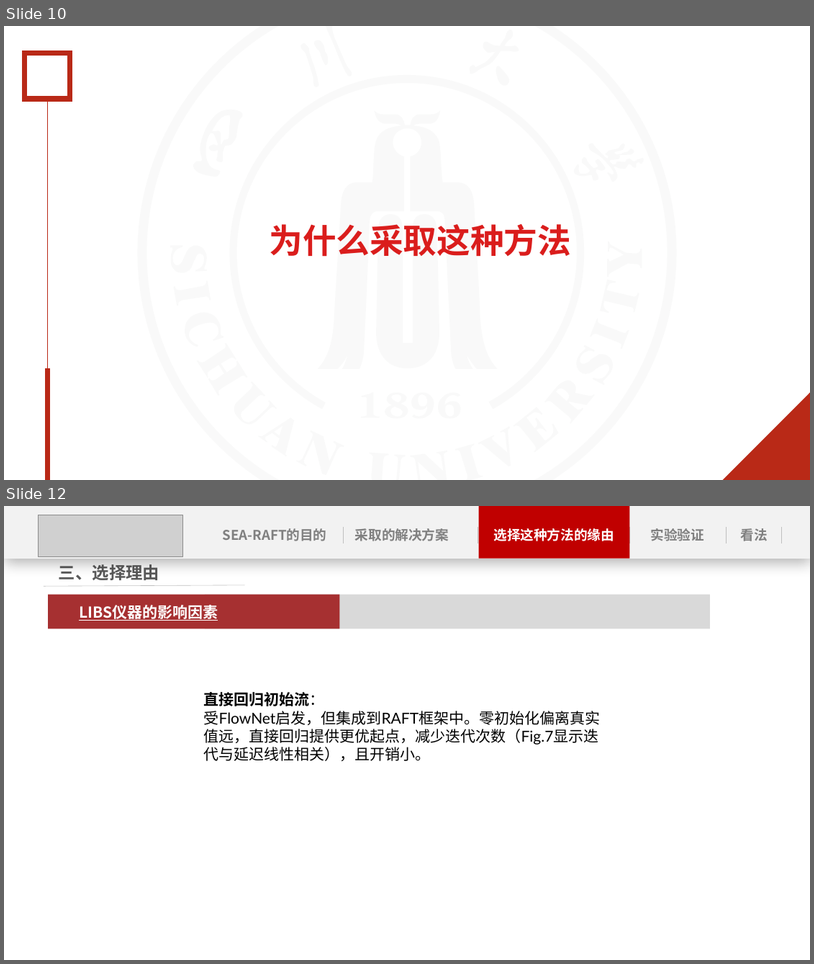
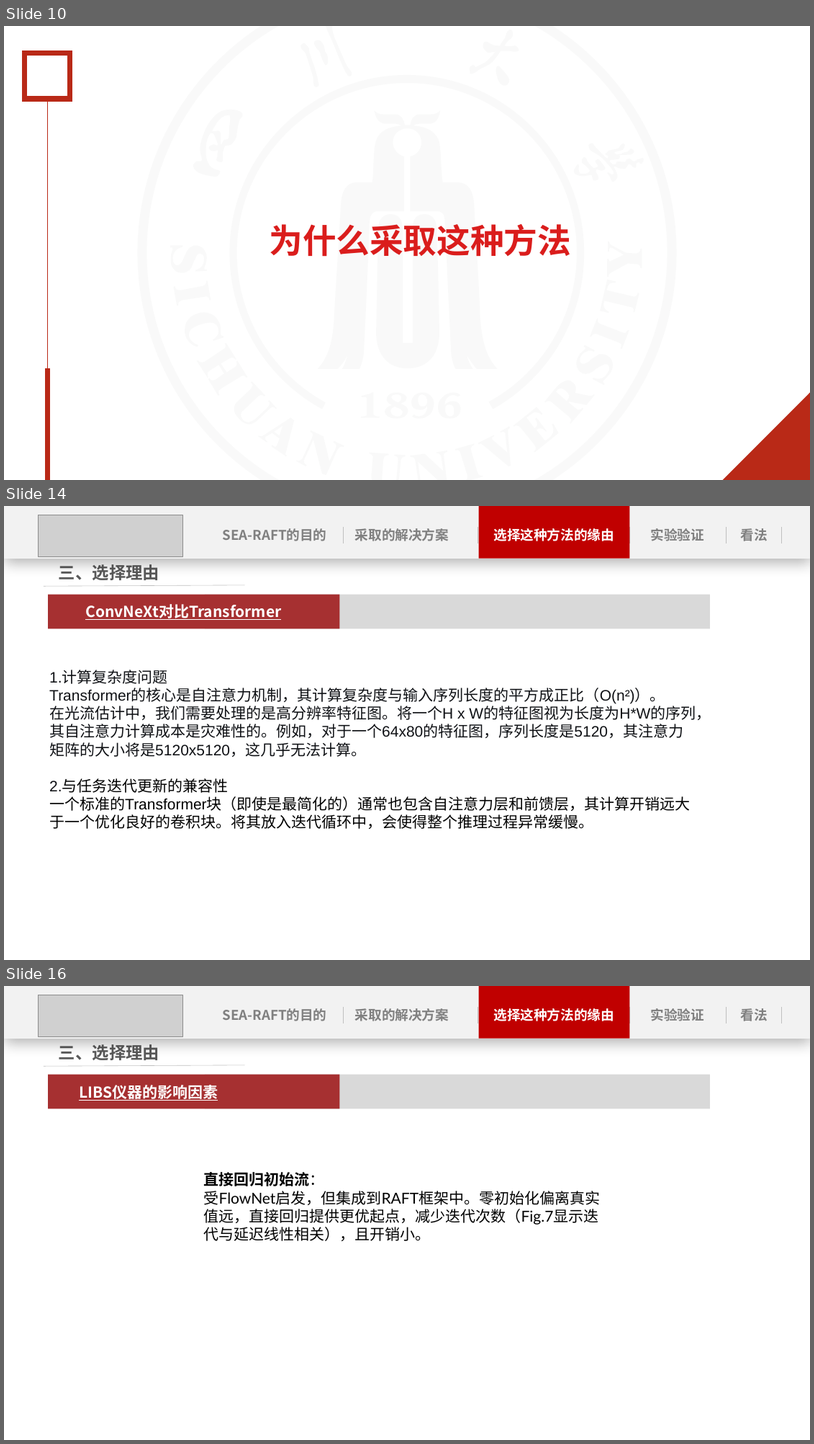
Before and after one commit to miheyou/RAFT_SCU, a slide deck: 11.4小组汇报(真).pptx. Shown one above the other, each under a label of ours: slides 10 and 12 before the commit, slides 10, 14 and 16 after it; the slides between them are not shown. The pictures are 814x964 and 814x1444 pixels, drawn with LibreOffice and Linux fonts; fonts in the diff are those of the drawing; grey boxes stand for pictures; background and template pictures are left out. Boxes give left, top, right and bottom in pixels: in the first picture for what was removed or moved away, otherwise in the second. Text is boxed around its words. In the diff, an @@ line names an element or a change of style, - is before the commit and + after.

```diff
--- a/11.4小组汇报(真).pptx
+++ b/11.4小组汇报(真).pptx
@@ slide 14 added at bbox=[4, 506, 810, 960], background #FFFFFF; not listed: 1 template element that a slide beside it also shows @@
@@ group added at bbox=[4, 506, 810, 559]: 5 lines, 5 texts, 2 rectangles, 1 picture @@
+SEA-RAFT的目的
+采取的解决方案
+选择这种方法的缘由
+实验验证
+看法
@@ text added at bbox=[59, 564, 160, 580], 20 pt, text #595959, bold @@
+三、选择理由
@@ line added from (44, 586) to (244, 585), #BFBFBF 0.5 pt @@
@@ rectangle added at bbox=[48, 595, 340, 629], fill #A63031 @@
@@ text added at bbox=[85, 604, 281, 620], 18 pt, text #FFFFFF, bold, underline @@
+ConvNeXt对比Transformer
@@ rectangle added at bbox=[205, 595, 710, 629], fill #D9D9D9 @@
@@ text added at bbox=[49, 670, 711, 829], 18 pt, text #0F1115 @@
+1.计算复杂度问题
+Transformer的核心是自注意力机制，其计算复杂度与输入序列长度的平方成正比（O(n²)）。
+在光流估计中，我们需要处理的是高分辨率特征图。将一个H x W的特征图视为长度为H*W的序列，其自注意力计算成本是灾难性的。例如，对于一个64x80的特征图，序列长度是5120，其注意力矩阵的大小将是5120x5120，这几乎无法计算。
+2.与任务迭代更新的兼容性
+一个标准的Transformer块（即使是最简化的）通常也包含自注意力层和前馈层，其计算开销远大于一个优化良好的卷积块。将其放入迭代循环中，会使得整个推理过程异常缓慢。
@@ what was slide 12 is now slide 16 @@
```
Also in this commit, not shown: 4 slides changed, 2 other slides added.
